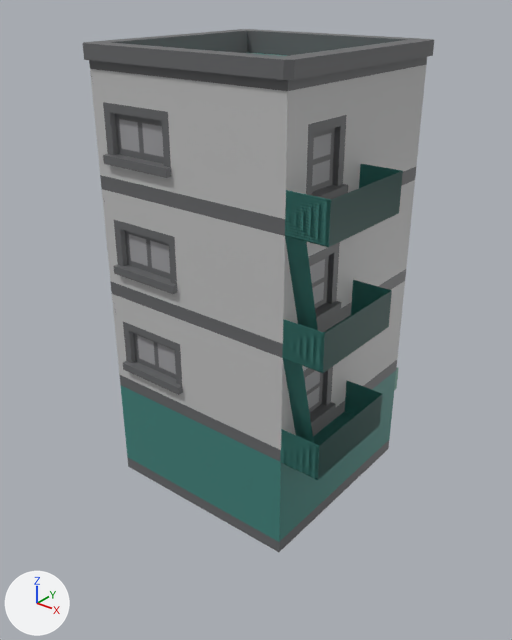
Before and after pictures for a commit that changed the Blender file Assets/Models/house2/house12.blend.
Rendered twice from a 50 mm lens placed at (1.55, -1.97, 1.87), pointed at (0.02, -0.06, 0.69). The lights are fixed; the arrows at lower left show +X, +Y and +Z.

Before the edit, the objects in view are built like this:
```python
me_id13 = bpy.data.meshes.new('ID13')
me_id13.from_pydata(...)  # 1463 vertices, 950 faces; spans x -0.42..0.55, y 0.0..1.68, z -0.42..0.42
me_id13.materials.append(mat_house2)  # picture img_house2
ob_house2 = bpy.data.objects.new('house2', me_id13)
ob_house2.location = (0.0, 0.0, 0.0)
ob_house2.rotation_euler = (1.571, 0.0, 0.0)  # degrees (90, 0, 0)
```
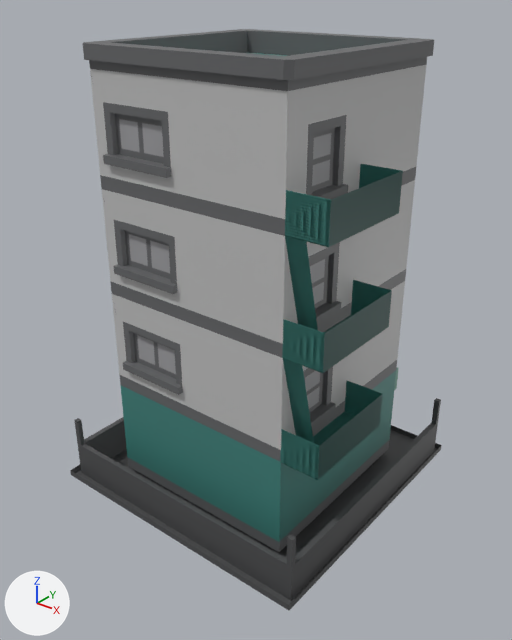
Commit message: boundary update

Changed parts and their boxes [x1, y1, x2, y2] in the pictures (512 x 640 px):
'house2', reshaped (11% taller): before [83, 29, 434, 552]; after [70, 29, 442, 610]
part 1 of me_id13, added (black): after [70, 398, 442, 610]

What the commit changed:
me_id13 is used by ob_house2; location (0.0, 0.0, 0.0); rotation (1.571, 0.0, 0.0), in degrees (90, 0, 0).
me_id13 had 1463 vertices, 950 faces and spanned x -0.42..0.55, y 0.0..1.68, z -0.42..0.42.
me_id13 now has 1561 vertices, 1039 faces and spans x -0.57..0.57, y -0.02..1.68, z -0.57..0.57.
me_id13 part 1: a new loose piece of 98 vertices spanning x -0.57..0.57, y -0.02..0.24, z -0.57..0.57, in mat_house2 (picture img_house2).
